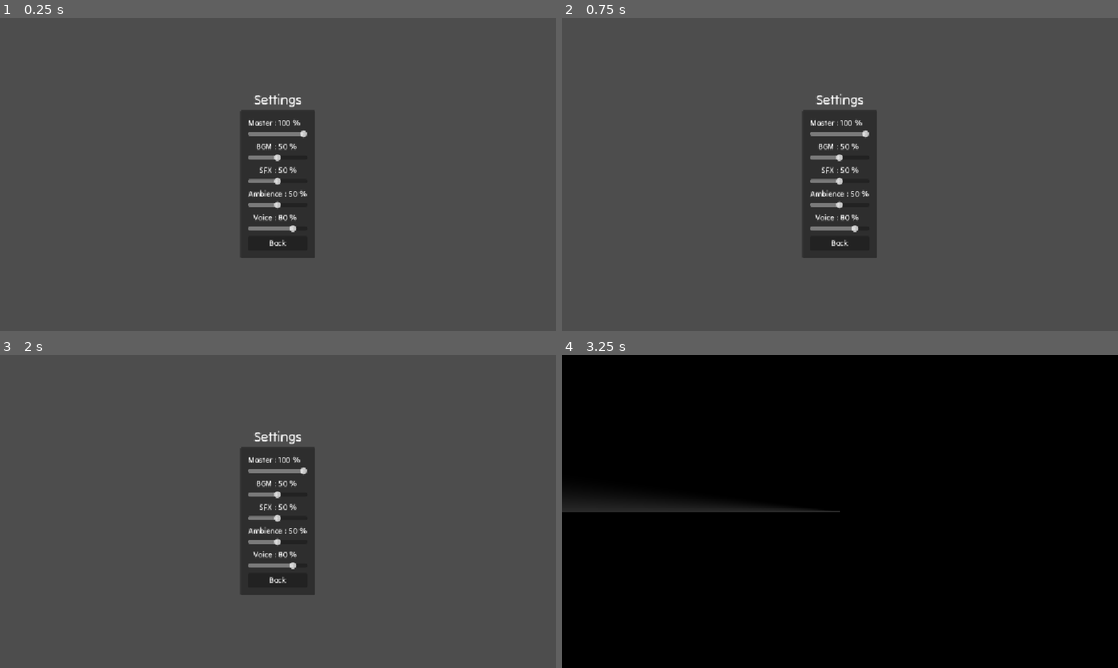
Above: before the commit, frames 1-4 (two rows, left to right).
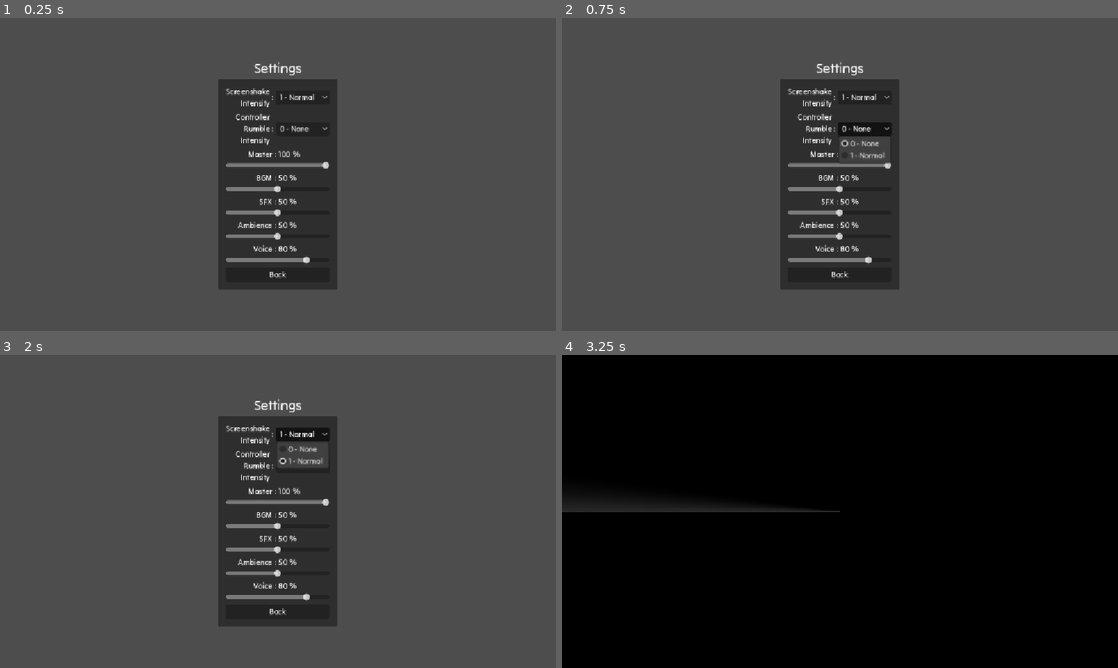
Above: after the commit, the same moments.

Repository: vhoyer/ludum_dare_60
Game: Godot game, scene res://stages/settings_menu/settings_menu.tscn
Same seed, same stepped clock (60 frames per second), same inputs: the game is played once before the commit and once after it. This scene is started directly instead of the project's main scene.
Inputs (mouse positions are in pixels of both pictures, inside the frame that each line leads up to):
- Up to frame 1 (0.25 s): no input
- Up to frame 2 (0.75 s): click (862, 127) at 0.5 s, where only the run after the commit has a clickable "0 - None"
- Up to frame 3 (2 s): click (300, 433) at 1.25 s, where only the run after the commit has a clickable "1 - Normal"
- Up to frame 4 (3.25 s): click (862, 433) at 2 s, where only the run after the commit has a clickable "1 - Normal"; click "Back" at 2.75 s

The runs differ from the first frame. In frame 1, 10% of the frame differs, in the area x 39-61%, y 14-87%; in frame 2, 10%; in frame 3, 9.8%; in frame 4, nothing differs.

Commit message:
Hook Up Settings for Screenshake and Rumble
Add newlines between words to fit narrow Settings menu.

Diff:
--- /dev/null
+++ b/components/settings/controller_rumble/controller_rumble_intensity_option_button.gd
@@ -0,0 +1,8 @@
+extends HBoxContainer
+
+
+func _ready() -> void:
+	%OptionButton.select(SaveManager.config.controller_rumble)
+
+func _on_option_button_item_selected(index: int) -> void:
+	SaveManager.config.controller_rumble = index
--- /dev/null
+++ b/components/settings/controller_rumble/controller_rumble_intensity_option_button.tscn
@@ -0,0 +1,41 @@
+[gd_scene format=3 uid="uid://c3udc31qbhar6"]
+
+[ext_resource type="Script" uid="uid://crcqorjmwbdb" path="res://components/settings/controller_rumble/controller_rumble_intensity_option_button.gd" id="1_s8605"]
+
+[node name="ControllerRumbleIntensityOptionButton" type="HBoxContainer" unique_id=52034218]
+alignment = 1
+script = ExtResource("1_s8605")
+
+[node name="HalfText" type="HBoxContainer" parent="." unique_id=730843264]
+layout_mode = 2
+size_flags_horizontal = 3
+
+[node name="LabelSettingName" type="Label" parent="HalfText" unique_id=1147652983]
+unique_name_in_owner = true
+layout_mode = 2
+size_flags_horizontal = 3
+text = "Controller
+Rumble
+Intensity"
+horizontal_alignment = 2
+
+[node name="Colon" type="Label" parent="HalfText" unique_id=159014174]
+layout_mode = 2
+text = ":"
+
+[node name="HalfValue" type="HBoxContainer" parent="." unique_id=3631834]
+layout_mode = 2
+size_flags_horizontal = 3
+
+[node name="OptionButton" type="OptionButton" parent="HalfValue" unique_id=1961441692]
+unique_name_in_owner = true
+layout_mode = 2
+size_flags_vertical = 4
+selected = 0
+item_count = 2
+popup/item_0/text = "0 - None"
+popup/item_0/id = 1
+popup/item_1/text = "1 - Normal"
+popup/item_1/id = 0
+
+[connection signal="item_selected" from="HalfValue/OptionButton" to="." method="_on_option_button_item_selected"]
--- a/components/settings/screenshake/screenshake_intensity_option_button.gd
+++ b/components/settings/screenshake/screenshake_intensity_option_button.gd
@@ -1,6 +1,8 @@
 extends HBoxContainer
 
 
-func _on_option_button_item_selected(_index):
-	# TODO: Insert code to change the game's intensity of screenshake.
-	pass # Replace with function body.
+func _ready() -> void:
+	%OptionButton.select(SaveManager.config.screen_shake)
+
+func _on_option_button_item_selected(index: int) -> void:
+	SaveManager.config.screen_shake = index
--- a/components/settings/screenshake/screenshake_intensity_option_button.tscn
+++ b/components/settings/screenshake/screenshake_intensity_option_button.tscn
@@ -14,7 +14,8 @@
 unique_name_in_owner = true
 layout_mode = 2
 size_flags_horizontal = 3
-text = "Screenshake Intensity"
+text = "Screenshake
+Intensity"
 horizontal_alignment = 2
 
 [node name="Colon" type="Label" parent="HalfText" unique_id=159014174]
@@ -26,7 +27,9 @@
 size_flags_horizontal = 3
 
 [node name="OptionButton" type="OptionButton" parent="HalfValue" unique_id=1961441692]
+unique_name_in_owner = true
 layout_mode = 2
+size_flags_vertical = 4
 selected = 0
 item_count = 2
 popup/item_0/text = "0 - None"
--- a/components/settings/settings_menu_content.tscn
+++ b/components/settings/settings_menu_content.tscn
@@ -3,6 +3,7 @@
 [ext_resource type="Script" uid="uid://i8ry21644gvb" path="res://components/settings/settings_menu_content.gd" id="1_ygsja"]
 [ext_resource type="PackedScene" uid="uid://k8h15d33erig" path="res://components/settings/screenshake/screenshake_intensity_option_button.tscn" id="2_gvot6"]
 [ext_resource type="PackedScene" uid="uid://bnfwtncedr0e4" path="res://components/settings/volume/volume_slider.tscn" id="3_my5v2"]
+[ext_resource type="PackedScene" uid="uid://c3udc31qbhar6" path="res://components/settings/controller_rumble/controller_rumble_intensity_option_button.tscn" id="3_sx77e"]
 
 [node name="SettingsMenuContent" type="VBoxContainer" unique_id=2007361946]
 anchors_preset = 15
@@ -14,7 +15,9 @@
 script = ExtResource("1_ygsja")
 
 [node name="ScreenshakeIntensity" parent="." unique_id=52034218 instance=ExtResource("2_gvot6")]
-visible = false
+layout_mode = 2
+
+[node name="ControllerRumbleIntensityOptionButton" parent="." unique_id=1627843419 instance=ExtResource("3_sx77e")]
 layout_mode = 2
 
 [node name="VolumeSliderMaster" parent="." unique_id=27669893 instance=ExtResource("3_my5v2")]
Not shown, added: components/settings/controller_rumble/controller_rumble_intensity_option_button.gd.uid
